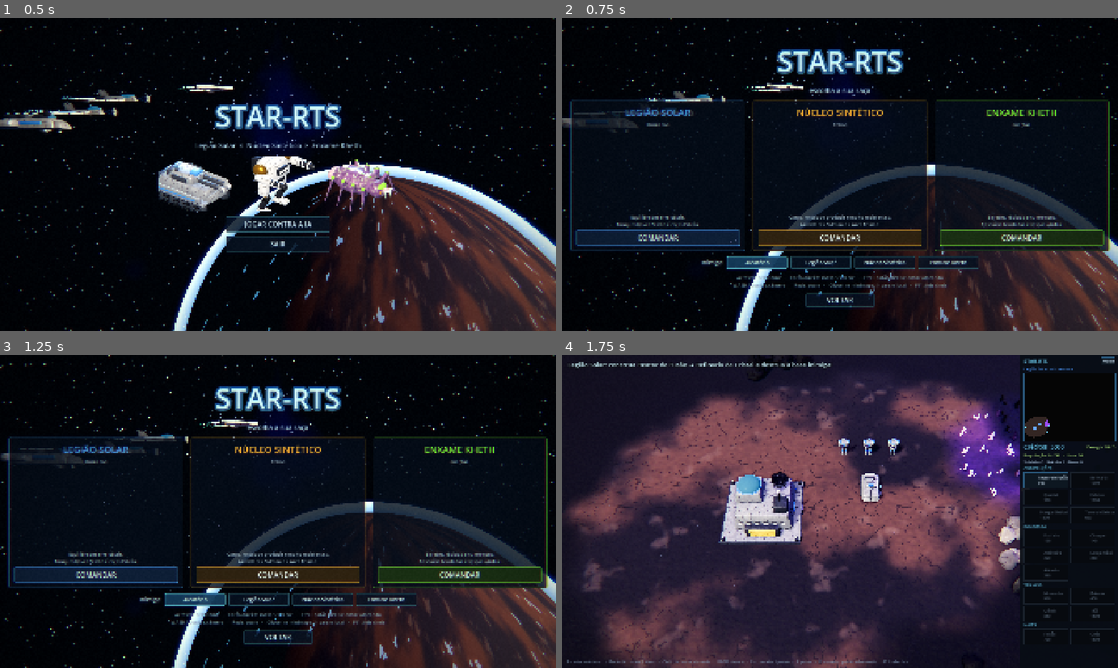
Above: before the commit, frames 1-4 (two rows, left to right).
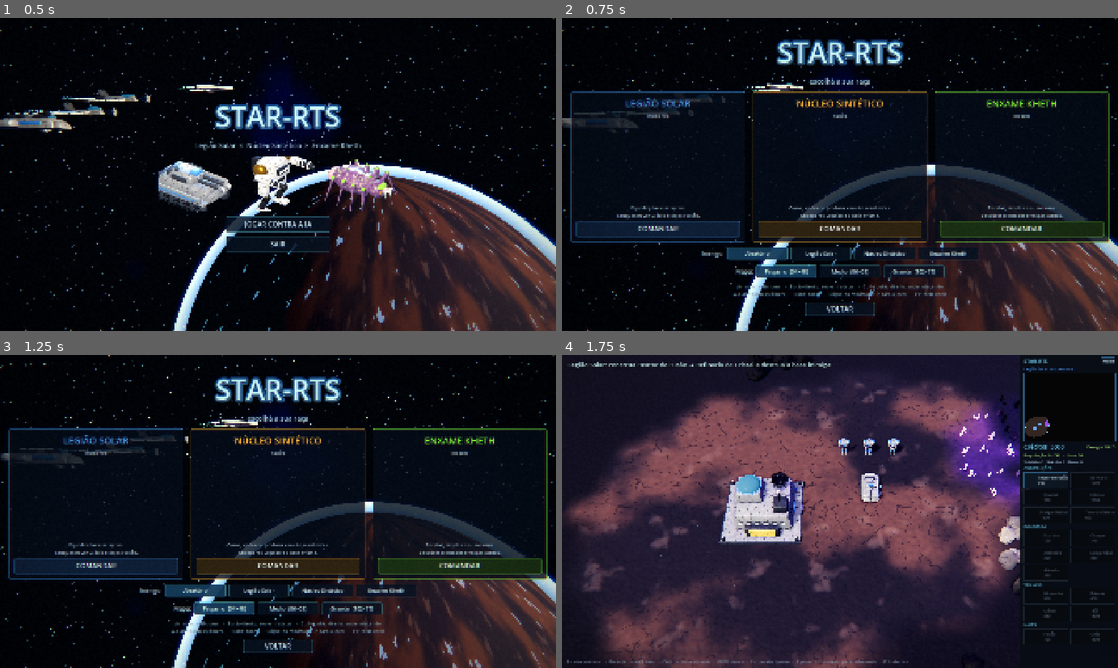
Above: after the commit, the same moments.

Repository: DiogoSav/star-rts
Game: Godot game, scene res://scenes/menu.tscn
The game is run twice, just before and just after one commit, with the same random seed, the same clock (stepped at 60 frames per second) and the same inputs.
Inputs:
- Up to frame 1 (0.5 s): no input
- Up to frame 2 (0.75 s): click "JOGAR CONTRA A IA" at 0.5 s
- Up to frame 3 (1.25 s): no input
- Up to frame 4 (1.75 s): click "COMANDAR" at 1.25 s

Frame 1 is identical in both runs. In frame 2, 15% of the frame differs, in the area x 1-99%, y 6-96%; in frame 3, 15%; in frame 4, nothing differs.

Commit message:
Mapas pequeno, médio e grande
- Map.W/H configuráveis (64×48, 86×65, 102×77); layout do mapa pequeno
  ancorado nos cantos (Map.fit): bases e prédios iniciais nos cantos,
  campos de recurso espalhados, 2/4 campos extras e rochas pela área.
- Escolha na tela de raça (individual) e na sala de espera (anfitrião
  escolhe, convidado vê; mudar desmarca o PRONTO). Vai junto no _start.
- Zoom máximo da câmera cresce com o mapa.

Co-Authored-By: Claude Opus 5.5 <noreply@anthropic.com>

Diff:
--- a/scripts/ai.gd
+++ b/scripts/ai.gd
@@ -63,7 +63,7 @@
 
 
 func _player_target():
-	var base := Vector2(55, 10) * Game.TILE
+	var base := Vector2(Map.fit(Vector2i(55, 10), Vector2(1, 0))) * Game.TILE
 	var best = null
 	var best_d := INF
 	for e in Game.entities:
--- a/scripts/camera.gd
+++ b/scripts/camera.gd
@@ -58,9 +58,14 @@
 func _unhandled_input(event: InputEvent) -> void:
 	if event is InputEventMouseButton and event.pressed:
 		if event.button_index == MOUSE_BUTTON_WHEEL_UP:
-			_dist_goal = clampf(_dist_goal / 1.15, DIST_MIN, DIST_MAX)
+			_dist_goal = clampf(_dist_goal / 1.15, DIST_MIN, dist_max())
 		elif event.button_index == MOUSE_BUTTON_WHEEL_DOWN:
-			_dist_goal = clampf(_dist_goal * 1.15, DIST_MIN, DIST_MAX)
+			_dist_goal = clampf(_dist_goal * 1.15, DIST_MIN, dist_max())
+
+
+## Afastamento máximo: cresce com o tamanho do mapa (médio e grande deixam ver mais).
+func dist_max() -> float:
+	return DIST_MAX * float(Map.W) / float(Map.BASE_W)
 
 
 ## Centraliza a área de jogo num ponto do chão (pixels de chão).
--- a/scripts/game_state.gd
+++ b/scripts/game_state.gd
@@ -332,11 +332,19 @@
 const BUILD_ORDER := ["power", "refinery", "barracks", "factory", "starport", "turret"]
 const CATEGORY_NAMES := {"building": "construções", "infantry": "infantaria",
 		"vehicle": "veículos", "air": "naves"}
+## Tamanhos de mapa: escala sobre o mapa pequeno (64×48 células)
+const MAP_SIZES := {
+	"small": {"name": "Pequeno", "scale": 1.0},
+	"medium": {"name": "Médio", "scale": 1.35},
+	"large": {"name": "Grande", "scale": 1.6},
+}
 
 ## Raça escolhida no menu (persiste entre partidas). enemy_choice "" = aleatória.
 var player_faction := "hum"
 ## Nome do jogador no multiplayer (persiste entre partidas)
 var player_name := ""
+## Tamanho do mapa escolhido (MAP_SIZES); no multiplayer quem escolhe é o anfitrião
+var map_size := "small"
 ## Time controlado por este computador (no multiplayer o convidado é o time 1)
 var local_team := PLAYER
 ## Raças da partida multiplayer: [anfitrião, convidado]
--- a/scripts/main.gd
+++ b/scripts/main.gd
@@ -5,8 +5,13 @@
 ## o ponto onde ele cruza o chão é a posição das ordens, e as caixas das entidades
 ## decidem o que está sob o cursor.
 
-const PLAYER_BASE := Vector2i(8, 38)
-const ENEMY_BASE := Vector2i(55, 10)
+## Layout desenhado para o mapa pequeno (64×48). Nos maiores, tudo do jogador fica preso ao
+## canto inferior esquerdo e tudo do inimigo ao superior direito (Map.fit).
+const P_CORNER := Vector2(0, 1)
+const E_CORNER := Vector2(1, 0)
+
+var player_base: Vector2i
+var enemy_base: Vector2i
 
 var map: Map
 var world: Node3D
@@ -38,12 +43,12 @@
 	map = Map.new()
 	world.add_child(map)
 	Game.map = map
+	# Tamanho escolhido no menu (no multiplayer, pelo anfitrião na sala de espera)
+	Map.configure(Game.MAP_SIZES.get(Game.map_size, Game.MAP_SIZES["small"])["scale"])
+	player_base = Map.fit(Vector2i(8, 38), P_CORNER)
+	enemy_base = Map.fit(Vector2i(55, 10), E_CORNER)
 	# No multiplayer os dois geram o mesmo mapa a partir da semente do anfitrião
-	map.generate(Net.map_seed if Net.active else randi(), [PLAYER_BASE, ENEMY_BASE], [
-		[Vector2i(18, 35), 3], [Vector2i(45, 15), 3],    # perto das bases
-		[Vector2i(32, 24), 4],                            # centro, mais rico
-		[Vector2i(13, 12), 3], [Vector2i(51, 36), 3],     # cantos
-	])
+	map.generate(Net.map_seed if Net.active else randi(), [player_base, enemy_base], _resource_fields())
 	map.spawn_props(world)
 
 	fog = Fog.new()
@@ -80,7 +85,7 @@
 		add_child(ai)
 
 	_setup_bases()
-	cam.focus(map.cell_center(ENEMY_BASE if Game.local_team == Game.ENEMY else PLAYER_BASE))
+	cam.focus(map.cell_center(enemy_base if Game.local_team == Game.ENEMY else player_base))
 	var f := Game.faction(Game.local_team)
 	hud.show_message("%s: construa %s → %s e destrua a base inimiga!" % [f["army"], f["buildings"]["power"], f["buildings"]["refinery"]])
 	if Net.active:
@@ -145,29 +150,46 @@
 	add_child(fill)
 
 
+## Campos de recurso [centro, raio]. Os do mapa pequeno se espalham com o mapa; os maiores
+## ganham campos extras (dois no médio, quatro no grande) para a economia acompanhar a área.
+func _resource_fields() -> Array:
+	var fields := [
+		[Map.fit(Vector2i(18, 35), P_CORNER), 3], [Map.fit(Vector2i(45, 15), E_CORNER), 3],   # perto das bases
+		[Map.fit(Vector2i(32, 24), Vector2(0.5, 0.5)), 4],                                   # centro, mais rico
+		[Map.fit(Vector2i(13, 12), Vector2(0, 0)), 3], [Map.fit(Vector2i(51, 36), Vector2(1, 1)), 3],   # cantos
+	]
+	if Map.W > Map.BASE_W:
+		fields.append([Map.fit(Vector2i(32, 9), Vector2(0.5, 0)), 3])
+		fields.append([Map.fit(Vector2i(32, 39), Vector2(0.5, 1)), 3])
+	if Game.map_size == "large":
+		fields.append([Map.fit(Vector2i(10, 22), Vector2(0, 0.5)), 3])
+		fields.append([Map.fit(Vector2i(54, 26), Vector2(1, 0.5)), 3])
+	return fields
+
+
 func _setup_bases() -> void:
 	if Net.is_client():
 		return   # no convidado tudo chega pelos snapshots do anfitrião
 	var P := Game.PLAYER
 	var E := Game.ENEMY
-	_starter(P, Vector2i(6, 37), Vector2i(10, 35), Vector2i(11, 37))
+	_starter(P, Map.fit(Vector2i(6, 37), P_CORNER), Map.fit(Vector2i(10, 35), P_CORNER), Map.fit(Vector2i(11, 37), P_CORNER))
 	if Net.active:
 		# Multiplayer: os dois começam iguais, em cantos opostos
-		_starter(E, Vector2i(52, 6), Vector2i(50, 11), Vector2i(51, 9))
+		_starter(E, Map.fit(Vector2i(52, 6), E_CORNER), Map.fit(Vector2i(50, 11), E_CORNER), Map.fit(Vector2i(51, 9), E_CORNER))
 		return
 	# Contra a IA: o inimigo começa com a base pronta
 	var ef := Game.faction(E)
-	Game.spawn_building("cy", E, Vector2i(52, 6))
-	Game.spawn_building("power", E, Vector2i(56, 6))
-	Game.spawn_building("power", E, Vector2i(59, 6))
-	Game.spawn_building("barracks", E, Vector2i(56, 9))
-	Game.spawn_building("refinery", E, Vector2i(52, 10))
-	Game.spawn_building("factory", E, Vector2i(58, 11))
-	Game.spawn_building("turret", E, Vector2i(49, 14))
-	Game.spawn_building("turret", E, Vector2i(54, 14))
-	Game.spawn_building("starport", E, Vector2i(48, 6))
+	Game.spawn_building("cy", E, Map.fit(Vector2i(52, 6), E_CORNER))
+	Game.spawn_building("power", E, Map.fit(Vector2i(56, 6), E_CORNER))
+	Game.spawn_building("power", E, Map.fit(Vector2i(59, 6), E_CORNER))
+	Game.spawn_building("barracks", E, Map.fit(Vector2i(56, 9), E_CORNER))
+	Game.spawn_building("refinery", E, Map.fit(Vector2i(52, 10), E_CORNER))
+	Game.spawn_building("factory", E, Map.fit(Vector2i(58, 11), E_CORNER))
+	Game.spawn_building("turret", E, Map.fit(Vector2i(49, 14), E_CORNER))
+	Game.spawn_building("turret", E, Map.fit(Vector2i(54, 14), E_CORNER))
+	Game.spawn_building("starport", E, Map.fit(Vector2i(48, 6), E_CORNER))
 	for i in 2:
-		Game.spawn_unit(ef["infantry"][i], E, map.cell_center(Vector2i(52 + i, 15)))
+		Game.spawn_unit(ef["infantry"][i], E, map.cell_center(Map.fit(Vector2i(52 + i, 15), E_CORNER)))
 
 
 ## Centro de comando, 3 soldados e 1 tanque.
--- a/scripts/map.gd
+++ b/scripts/map.gd
@@ -6,8 +6,12 @@
 
 enum { GRASS, ROCK, ORE }
 
-const W := 64
-const H := 48
+## Tamanho do mapa pequeno (o layout de bases e campos foi desenhado para ele)
+const BASE_W := 64
+const BASE_H := 48
+## Tamanho atual, em células (configure() antes de gerar o mapa)
+static var W := BASE_W
+static var H := BASE_H
 const ORE_MAX := 350.0
 const CRYSTALS_PER_CELL := 2
 
@@ -93,7 +97,8 @@
 	blocked.fill(0)
 
 	# Formações rochosas (intransponíveis)
-	for i in 26:
+	var area_k := float(W * H) / float(BASE_W * BASE_H)
+	for i in roundi(26 * area_k):
 		var c := Vector2i(rng.randi_range(0, W - 1), rng.randi_range(0, H - 1))
 		_fill_circle(c, rng.randi_range(1, 3), ROCK)
 
@@ -123,6 +128,19 @@
 				astar.set_point_solid(Vector2i(x, y), true)
 	_build_terrain()
 	_build_crystals()
+
+
+## Define o tamanho do mapa: escala 1 = 64×48; 1,35 e 1,6 para médio e grande.
+static func configure(scale: float) -> void:
+	W = roundi(BASE_W * scale)
+	H = roundi(BASE_H * scale)
+
+
+## Converte uma célula do layout do mapa pequeno para o mapa atual, mantendo-a presa a um
+## ponto de referência: anchor (0, 0) = canto superior esquerdo, (1, 1) = inferior direito,
+## (0.5, 0.5) = centro. Assim as bases ficam nos cantos e o resto se espalha.
+static func fit(c: Vector2i, anchor: Vector2) -> Vector2i:
+	return c + Vector2i(roundi((W - BASE_W) * anchor.x), roundi((H - BASE_H) * anchor.y))
 
 
 func _fill_circle(center: Vector2i, r: int, value: int) -> void:
--- a/scripts/menu.gd
+++ b/scripts/menu.gd
@@ -102,6 +102,10 @@
 var _ready_button: Button
 var _ships: Array = []
 var _enemy_buttons := {}
+var _solo_map_buttons := {}
+var _room_map_buttons := {}
+var _room_map_row: HBoxContainer
+var _room_map_info: Label
 
 
 func _ready() -> void:
@@ -158,6 +162,8 @@
 		enemy_row.add_child(b)
 		_enemy_buttons[key] = b
 	_set_enemy(Game.enemy_choice)
+	faction_page.add_child(_map_row(_solo_map_buttons, _set_solo_map))
+	_set_solo_map(Game.map_size)
 
 	var help := Label.new()
 	help.text = "Arrastar: selecionar   ·   Botão direito: mover / atacar   ·   Ctrl + botão direito: andar atacando\nWASD / bordas: câmera   ·   Roda: zoom   ·   Clique no minimapa: ir para o local   ·   F11: tela cheia"
@@ -443,6 +449,15 @@
 		players.add_child(card)
 		_cards.append({"panel": card, "name": n, "race": r, "state": s})
 
+	# Tamanho do mapa (só o anfitrião muda; o convidado vê a escolha)
+	_room_map_row = _map_row(_room_map_buttons, func(k): Net.set_map(k))
+	room_page.add_child(_room_map_row)
+	_room_map_info = Label.new()
+	_room_map_info.horizontal_alignment = HORIZONTAL_ALIGNMENT_CENTER
+	_room_map_info.add_theme_font_size_override("font_size", 20)
+	_room_map_info.add_theme_color_override("font_color", Color(0.75, 0.85, 0.95))
+	room_page.add_child(_room_map_info)
+
 	# Escolha de raça (do jogador local)
 	var races := HBoxContainer.new()
 	races.alignment = BoxContainer.ALIGNMENT_CENTER
@@ -593,6 +608,15 @@
 	for f in _race_buttons:
 		_race_buttons[f].set_pressed_no_signal(mine.get("race", "") == f)
 		_race_buttons[f].disabled = other.get("race", "") == f
+	# Mapa: o anfitrião escolhe nos botões; o convidado só vê a escolha, em texto
+	var map_k := Net.room_map()
+	for k in _room_map_buttons:
+		_room_map_buttons[k].set_pressed_no_signal(map_k == k)
+	_room_map_row.visible = Net.role == "host"
+	_room_map_info.visible = Net.role != "host"
+	var mi: Dictionary = Game.MAP_SIZES.get(map_k, Game.MAP_SIZES["small"])
+	_room_map_info.text = "Mapa:  %s  (%d×%d)   ·   escolhido pelo anfitrião" % [mi["name"],
+			roundi(Map.BASE_W * mi["scale"]), roundi(Map.BASE_H * mi["scale"])]
 	_ready_button.set_pressed_no_signal(mine.get("ready", false))
 	_ready_button.disabled = other.is_empty() or not Game.FACTIONS.has(mine.get("race", ""))
 	_ready_button.text = "PRONTO ✓" if mine.get("ready", false) else "PRONTO"
@@ -610,6 +634,35 @@
 	if page == room_page:
 		_countdown_label.text = ""
 		_refresh_room()
+
+
+## Fileira "Mapa: Pequeno · Médio · Grande" (modo individual e sala de espera).
+func _map_row(buttons: Dictionary, on_pick: Callable) -> HBoxContainer:
+	var row := HBoxContainer.new()
+	row.alignment = BoxContainer.ALIGNMENT_CENTER
+	row.add_theme_constant_override("separation", 10)
+	var l := Label.new()
+	l.text = "Mapa:"
+	l.add_theme_font_size_override("font_size", 20)
+	l.add_theme_color_override("font_color", Color(0.7, 0.8, 0.9))
+	row.add_child(l)
+	for k in Game.MAP_SIZES:
+		var info: Dictionary = Game.MAP_SIZES[k]
+		var b := make_button("%s  (%d×%d)" % [info["name"], roundi(Map.BASE_W * info["scale"]),
+				roundi(Map.BASE_H * info["scale"])])
+		b.toggle_mode = true
+		b.custom_minimum_size = Vector2(210, 44)
+		b.add_theme_font_size_override("font_size", 18)
+		b.pressed.connect(func(): on_pick.call(k))
+		row.add_child(b)
+		buttons[k] = b
+	return row
+
+
+func _set_solo_map(k: String) -> void:
+	Game.map_size = k
+	for key in _solo_map_buttons:
+		_solo_map_buttons[key].set_pressed_no_signal(key == k)
 
 
 func _set_enemy(key: String) -> void:
--- a/scripts/net.gd
+++ b/scripts/net.gd
@@ -77,7 +77,7 @@
 	code = ""
 	for i in 5:
 		code += CODE_CHARS[randi() % CODE_CHARS.length()]
-	room = [{"name": my_name, "race": my_race, "ready": false}, {}]
+	room = [{"name": my_name, "race": my_race, "ready": false, "map": Game.map_size}, {}]
 	_start_signal(TOPIC % [code, "host"])
 	status.emit("Criando sala…")
 	room_changed.emit()
@@ -234,7 +234,7 @@
 			_count_n -= 1
 			if _count_n <= 0:
 				_count_t = -1.0
-				_start.rpc(randi(), [room[0]["race"], room[1]["race"]], [room[0]["name"], room[1]["name"]])
+				_start.rpc(randi(), [room[0]["race"], room[1]["race"]], [room[0]["name"], room[1]["name"]], room_map())
 			else:
 				_count_t = 1.0
 				_countdown.rpc(_count_n)
@@ -262,6 +262,16 @@
 	_request(me(), {"ready": on})
 
 
+## Tamanho do mapa: só o anfitrião escolhe (fica guardado na entrada dele na sala).
+func set_map(size: String) -> void:
+	if role == "host":
+		_request(0, {"map": size})
+
+
+func room_map() -> String:
+	return String(room[0].get("map", "small"))
+
+
 func send_chat(text: String) -> void:
 	text = text.strip_edges().left(200)
 	if text == "" or not connected and role != "host":
@@ -285,6 +295,15 @@
 	if p.is_empty():
 		return
 	var other: Dictionary = room[1 - who]
+	if change.has("map") and who == 0 and Game.MAP_SIZES.has(String(change["map"])):
+		# Mudou o mapa: os dois precisam confirmar de novo
+		p["map"] = String(change["map"])
+		p["ready"] = false
+		if not other.is_empty():
+			other["ready"] = false
+		_add_chat("Mapa: %s." % Game.MAP_SIZES[p["map"]]["name"])
+		if connected:
+			_chat_out.rpc("Mapa: %s." % Game.MAP_SIZES[p["map"]]["name"])
 	if change.has("race"):
 		var r := String(change["race"])
 		if Game.FACTIONS.has(r) and other.get("race", "") != r:
@@ -373,8 +392,9 @@
 
 
 @rpc("authority", "call_local", "reliable")
-func _start(seed_value: int, races: Array, player_names: Array) -> void:
+func _start(seed_value: int, races: Array, player_names: Array, map_size: String) -> void:
 	map_seed = seed_value
+	Game.map_size = map_size
 	active = true
 	waiting = true
 	_loaded = [false, false]
